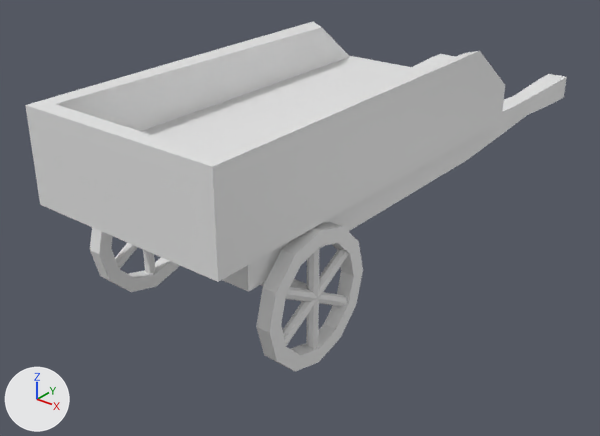
The Blender file salemstalker/Assets/3D/props/cart.blend: old version first, new version second.
Before and after are seen from a 50 mm lens placed at (1.21, -1.506, 0.976), pointed at (-0.078, 0.104, -0.023). Lighting does not change. The marker at lower left points along +X, +Y and +Z.
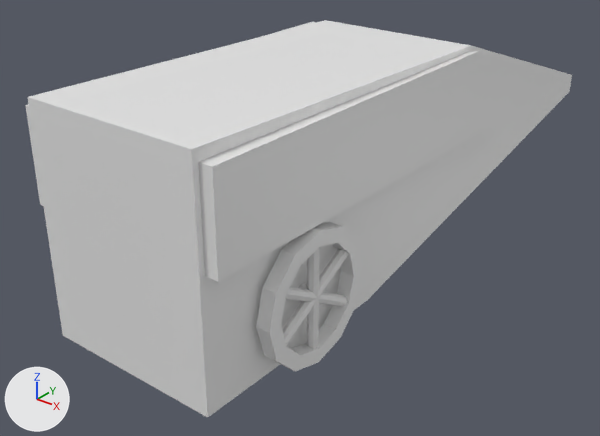
Location of each change, [x1, y1, x2, y2] in pixels of the pictures (600 x 436 px):
'colision-colony', added: after [27, 20, 572, 417]

Edits to the bpy script that builds the scene:
```text
Add me_cube:
    me_cube.from_pydata([(-1.0, -2.49, -1.23), (-1.0, -2.49, 1.23), (1.0, -2.49, -1.23), (1.0, -2.49, 1.23), (-1.0, 1.77, 1.15), (-1.0, 4.92, 0.11), (1.0, 4.92, 0.11), (1.0, 1.77, 1.15), (-1.0, 4.92, -0.13), (-1.0, -0.1, -1.2), (1.0, -0.1, -1.2), (1.0, 4.92, -0.13)], [], [(2, 3, 1, 0), (4, 7, 6, 5), (7, 4, 1, 3), (10, 9, 8, 11), (0, 1, 4, 5, 8, 9), (9, 10, 2, 0), (8, 5, 6, 11), (10, 11, 6, 7, 3, 2)])
Add ob_colision_colony:
    ob_colision_colony = bpy.data.objects.new('colision-colony', me_cube)
    ob_colision_colony.location = (0.0, 0.0, 0.174)
    ob_colision_colony.scale = (0.234, 0.234, 0.234)
```
